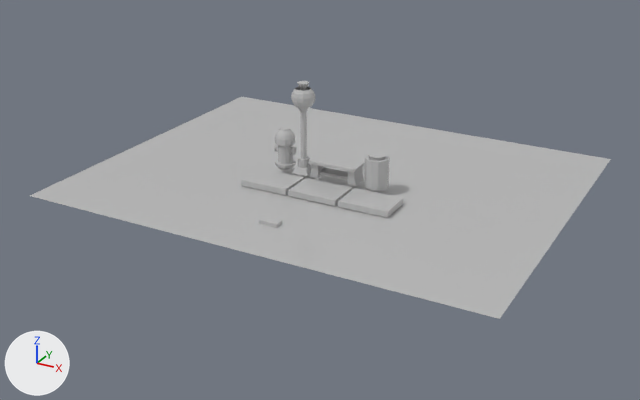
Two versions of the glTF model models/scene.gltf, one commit apart.
Both versions are drawn from a camera (50 mm lens) standing at (30.2, -47.8, 26.6) and looking at (-0.2, 7.5, -1.1). Lighting does not change. The marker at lower left points along +X, +Y and +Z.

The first picture shows 'pCube1', 'pPlane1', 'scene:polySurface232', 'scene:polySurface245', 'scene:polySurface283', 'scene:polySurface353', 'scene:polySurface482', 'scene:polySurface483'.
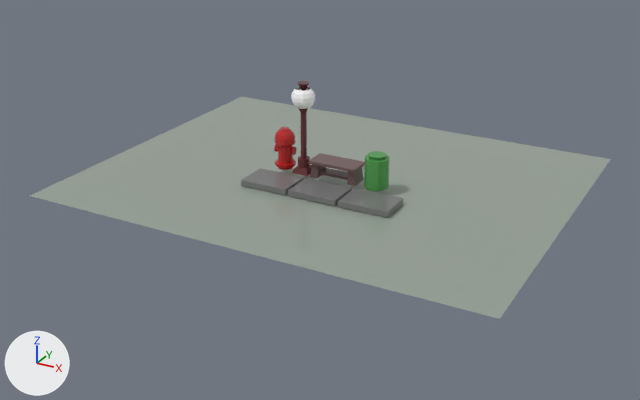
Edits to the scene script, one JSON object a line:
```json
{"op": "set", "path": "mat_material.base_color", "old": "(0.5, 0.5, 0.5)", "new": "(0.31, 0.36, 0.31)", "note": "grey #bcbcbc -> grey #97a297"}
{"op": "set", "path": "mat_material_001.base_color", "old": "(0.5, 0.5, 0.5)", "new": "(0.17, 0.1, 0.1)", "note": "grey #bcbcbc -> brown #735959"}
{"op": "set", "path": "mat_material_002.base_color", "old": "(0.5, 0.5, 0.5)", "new": "(0.08, 0.33, 0.08)", "note": "grey #bcbcbc -> green #509b50"}
{"op": "set", "path": "mat_material_003.base_color", "old": "(0.5, 0.5, 0.5)", "new": "(0.13, 0.03, 0.03)", "note": "grey #bcbcbc -> brown #653030"}
{"op": "set", "path": "mat_material_004.base_color", "old": "(0.5, 0.5, 0.5)", "new": "(0.5, 0.02, 0.02)", "note": "grey #bcbcbc -> red #bc2727"}
{"op": "set", "path": "mat_material_005.base_color", "old": "(0.5, 0.5, 0.5)", "new": "(1.0, 1.0, 1.0)", "note": "grey #bcbcbc -> white #ffffff"}
{"op": "set", "path": "mat_material_006.base_color", "old": "(0.5, 0.5, 0.5)", "new": "(0.19, 0.19, 0.19)", "note": "grey #bcbcbc -> grey #797979"}
{"block": "me_mesh_2", "where": "me_mesh_2.from_pydata(...)  # 94 vertices, 136 faces; spans x -2.88..-1.47, y 7.83..9.24, z 0.54..7.76"}
{"op": "remove", "block": "me_mesh_2", "code": "me_mesh_2.materials.append(mat_material_002)  # grey #bcbcbc"}
{"op": "add", "block": "me_mesh_2", "code": "me_mesh_2.materials.append(mat_material_003)  # brown #653030"}
{"block": "me_mesh_3", "where": "me_mesh_3.from_pydata(...)  # 37 vertices, 66 faces; spans x 3.18..5.05, y 7.64..9.5, z 0.54..3.1"}
{"op": "remove", "block": "me_mesh_3", "code": "me_mesh_3.materials.append(mat_material_003)  # grey #bcbcbc"}
{"op": "add", "block": "me_mesh_3", "code": "me_mesh_3.materials.append(mat_material_002)  # green #509b50"}
{"block": "me_mesh_4", "where": "me_mesh_4.from_pydata(...)  # 32 vertices, 46 faces; spans x -1.24..2.73, y 7.61..9.5, z 0.54..1.94"}
{"op": "remove", "block": "me_mesh_4", "code": "me_mesh_4.materials.append(mat_material_004)  # grey #bcbcbc"}
{"op": "add", "block": "me_mesh_4", "code": "me_mesh_4.materials.append(mat_material_001)  # brown #735959"}
{"block": "me_mesh_5", "where": "me_mesh_5.from_pydata(...)  # 268 vertices, 490 faces; spans x -4.74..-3.1, y 7.83..9.46, z 0.54..3.8"}
{"op": "remove", "block": "me_mesh_5", "code": "me_mesh_5.materials.append(mat_material_005)  # grey #bcbcbc"}
{"op": "add", "block": "me_mesh_5", "code": "me_mesh_5.materials.append(mat_material_004)  # red #bc2727"}
{"block": "me_mesh_6", "where": "me_mesh_6.from_pydata(...)  # 72 vertices, 120 faces; spans x -3.11..-1.27, y 7.63..9.47, z 5.88..7.31"}
{"op": "remove", "block": "me_mesh_6", "code": "me_mesh_6.materials.append(mat_material_006)  # grey #bcbcbc"}
{"op": "add", "block": "me_mesh_6", "code": "me_mesh_6.materials.append(mat_material_005)  # white #ffffff"}
{"block": "me_mesh_7", "where": "me_mesh_7.from_pydata(...)  # 24 vertices, 36 faces; spans x -5.55..6.82, y 4.68..7.53, z 0.07..0.54"}
{"op": "remove", "block": "me_mesh_7", "code": "me_mesh_7.materials.append(mat_material_007)  # grey #bcbcbc"}
{"op": "add", "block": "me_mesh_7", "code": "me_mesh_7.materials.append(mat_material_006)  # grey #797979"}
{"op": "remove", "block": "ob_pcube1", "code": ["ob_pcube1 = bpy.data.objects.new('pCube1', me_mesh_1)", "ob_pcube1.location = (0.0, 0.0, 0.0)"]}
```

Pixel boxes [x1, y1, x2, y2] of what changed, in the pictures (640 x 400 px):
```json
{"object": "pPlane1", "change": "recoloured", "before": [30, 97, 611, 319], "after": [30, 97, 611, 319]}
{"object": "scene:polySurface245", "change": "recoloured", "before": [241, 168, 403, 218], "after": [241, 168, 403, 218]}
{"object": "scene:polySurface482", "change": "recoloured", "before": [308, 153, 365, 186], "after": [308, 153, 365, 186]}
{"object": "scene:polySurface283", "change": "recoloured", "before": [364, 151, 390, 191], "after": [364, 151, 390, 191], "on screen": "grey to green"}
{"object": "scene:polySurface232", "change": "recoloured", "before": [274, 127, 296, 170], "after": [274, 127, 296, 170], "on screen": "grey to red"}
{"object": "scene:polySurface483", "change": "recoloured", "before": [292, 81, 312, 176], "after": [292, 81, 312, 176], "on screen": "grey to brown"}
{"object": "scene:polySurface353", "change": "recoloured", "before": [291, 86, 315, 109], "after": [291, 86, 315, 109], "on screen": "grey to white"}
{"object": "pCube1", "change": "deleted", "before": [259, 216, 282, 228]}
```
